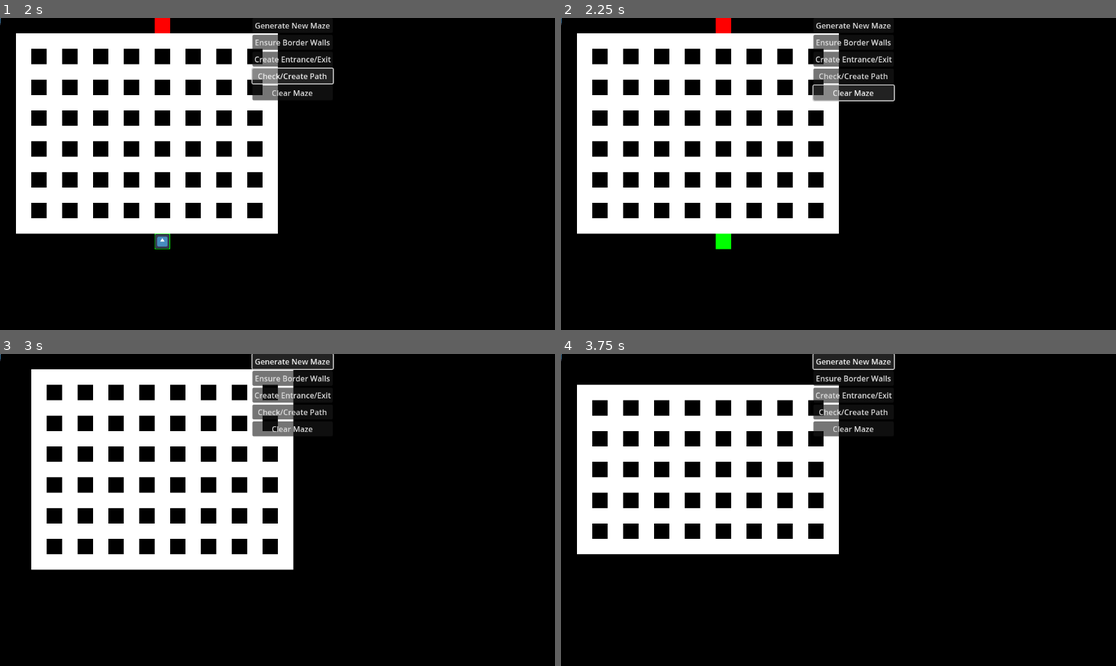
Above: before the commit, frames 1-4 (two rows, left to right).
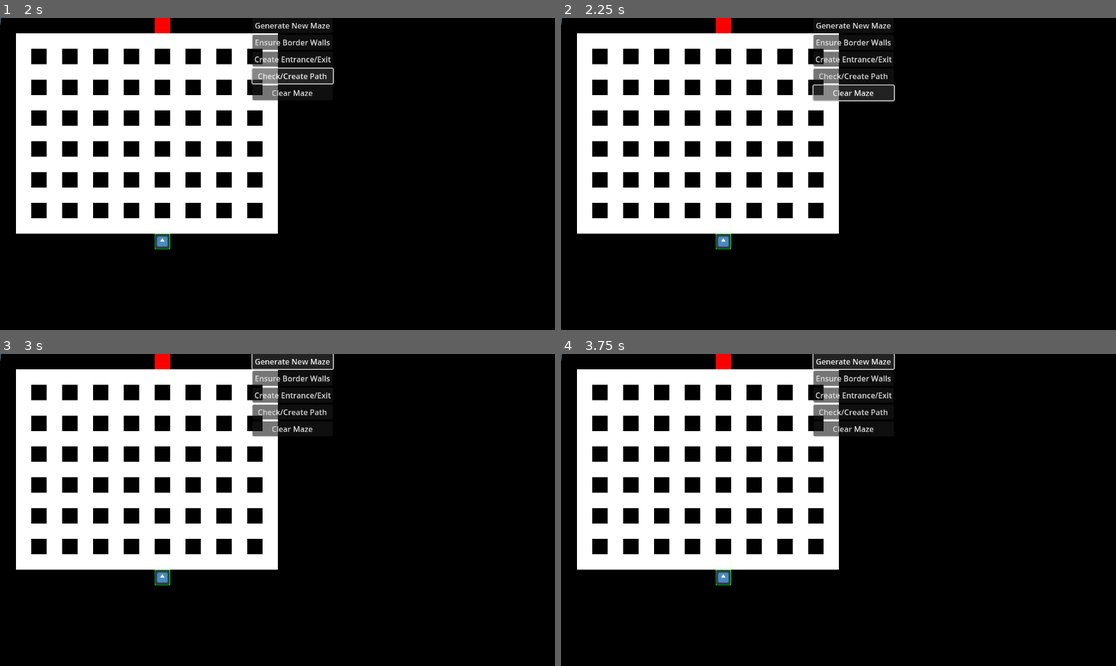
Above: after the commit, the same moments.

Repository: de43gy/complete-darkness-horror-to-pashtet-gamejam
Game: Godot game, scene res://scenes/main/main/main.tscn
Same seed, same stepped clock (60 frames per second), same inputs: the game is played once before the commit and once after it. The engine's default icon, where the game draws it, is replaced by a stand-in: a white triangle on a blue panel in a dark square.
Inputs:
- Up to frame 1 (2 s): click "Ensure Border Walls" at 0.5 s; click "Check/Create Path" at 1.25 s
- Up to frame 2 (2.25 s): click "Clear Maze" at 2 s
- Up to frame 3 (3 s): click "Generate New Maze" at 2.75 s
- Up to frame 4 (3.75 s): click "Generate New Maze" at 3.5 s

Frame 1 is identical in both runs. In frame 2, 0.1% of the frame differs, in the area x 27-31%, y 69-74%; in frame 3, 17%; in frame 4, 17%, in the area x 2-51%, y 0-75%.

Commit message:
commented out the debug button code, refactor pathfinding between the entrance and exit

Diff:
--- a/scenes/main/labyrinth/labyrinth.gd
+++ b/scenes/main/labyrinth/labyrinth.gd
@@ -39,7 +39,6 @@
 func generate_maze():
 	initialize_arrays()
 
-	var generation_type = ""
 	match current_maze_type:
 		MazeType.CLASSIC:
 			generate_classic_maze()
@@ -50,11 +49,10 @@
 		MazeType.ROOMS:
 			generate_rooms_maze()
 
+	ensure_path()
+	ensure_border_walls()
 	container.queue_redraw()
-	ensure_border_walls()
-	ensure_path()
-
-	print(generation_type + " maze generation completed")
+
 	emit_signal("maze_generated")
 
 #logic for checking and creating a path
@@ -147,6 +145,7 @@
 	exit_pos = Vector2(middle_x, 0)
 	maze[exit_pos.y][exit_pos.x] = PATH
 	maze[exit_pos.y + 1][exit_pos.x] = PATH
+
 	emit_signal("entrance_exit_created")
 	container.queue_redraw()
 
@@ -214,7 +213,7 @@
 	for y in range(HEIGHT):
 		for x in range(WIDTH):
 			maze[y][x] = PATH if randf() > 0.3 else WALL
-	ensure_connectivity()
+	ensure_path()
 	print("Simple maze generation completed")
 
 func carve_path(x, y):
@@ -239,7 +238,7 @@
 	for i in range(4):
 		smooth_cave()
 
-	ensure_connectivity()
+	ensure_path()
 
 func smooth_cave():
 	var new_maze = maze.duplicate(true)
@@ -261,18 +260,6 @@
 			if maze[y + dy][x + dx] == WALL:
 				count += 1
 	return count
-
-func ensure_connectivity():
-	print("Ensuring connectivity")
-	var path = find_path(entrance_pos, exit_pos)
-
-	if path.size() == 0:
-		print("No path found, creating one")
-		create_path(entrance_pos, exit_pos)
-		emit_signal("path_checked", "No path found. Created one.")
-	else:
-		print("Path found, length: ", path.size())
-		emit_signal("path_checked", "Path found. Length: " + str(path.size()))
 
 func generate_rooms_maze():
 	var rooms = []
--- a/scenes/main/main/main.gd
+++ b/scenes/main/main/main.gd
@@ -4,17 +4,17 @@
 @onready var ui = $UserInterface
 @onready var message_log = $MessageLog
 
-func _ready():
-	ui.connect("generate_maze", labyrinth.generate_maze)
-	ui.connect("ensure_borders", labyrinth.ensure_border_walls)
-	ui.connect("create_entrance_exit", labyrinth.create_entrance_and_exit)
-	ui.connect("check_create_path", labyrinth.ensure_connectivity)
-	ui.clear_maze.connect(labyrinth.clear_maze)
-
-	labyrinth.connect("maze_generated", message_log.log_message.bind("New maze generated"))
-	labyrinth.connect("borders_ensured", message_log.log_message.bind("Borders ensured"))
-	labyrinth.connect("entrance_exit_created", message_log.log_message.bind("Entrance and exit created"))
-	labyrinth.connect("path_checked", message_log.log_message)
-	#labyrinth.maze_cleared.connect(func(): message_log.log_message("Maze cleared"))
-
-	print("Signals connected in Main")
+#func _ready():
+	#ui.connect("generate_maze", labyrinth.generate_maze)
+	#ui.connect("ensure_borders", labyrinth.ensure_border_walls)
+	#ui.connect("create_entrance_exit", labyrinth.create_entrance_and_exit)
+	#ui.connect("check_create_path", labyrinth.ensure_connectivity)
+	#ui.clear_maze.connect(labyrinth.clear_maze)
+	#
+	#labyrinth.connect("maze_generated", message_log.log_message.bind("New maze generated"))
+	#labyrinth.connect("borders_ensured", message_log.log_message.bind("Borders ensured"))
+	#labyrinth.connect("entrance_exit_created", message_log.log_message.bind("Entrance and exit created"))
+	#labyrinth.connect("path_checked", message_log.log_message)
+	##labyrinth.maze_cleared.connect(func(): message_log.log_message("Maze cleared"))
+	#
+	#print("Signals connected in Main")
--- a/scenes/ui/user_interface/user_interface.gd
+++ b/scenes/ui/user_interface/user_interface.gd
@@ -6,25 +6,25 @@
 signal check_create_path
 signal clear_maze
 
-func _ready():
-	$VBoxContainer/GenerateButton.connect("pressed", _on_generate_pressed)
-	$VBoxContainer/BordersButton.connect("pressed", _on_borders_pressed)
-	$VBoxContainer/EntranceExitButton.connect("pressed", _on_entrance_exit_pressed)
-	$VBoxContainer/PathButton.connect("pressed", _on_path_pressed)
-	$VBoxContainer/ClearButton.connect("pressed", _on_clear_pressed)
+#func _ready():
+	#$VBoxContainer/GenerateButton.connect("pressed", _on_generate_pressed)
+	#$VBoxContainer/BordersButton.connect("pressed", _on_borders_pressed)
+	#$VBoxContainer/EntranceExitButton.connect("pressed", _on_entrance_exit_pressed)
+	#$VBoxContainer/PathButton.connect("pressed", _on_path_pressed)
+	#$VBoxContainer/ClearButton.connect("pressed", _on_clear_pressed)
 
-func _on_generate_pressed():
-	emit_signal("generate_maze")
-
-func _on_borders_pressed():
-	emit_signal("ensure_borders")
-
-func _on_entrance_exit_pressed():
-	emit_signal("create_entrance_exit")
-
-func _on_path_pressed():
-	emit_signal("check_create_path")
-
-func _on_clear_pressed():
-	print("Clear button pressed")
-	emit_signal("clear_maze")
+#func _on_generate_pressed():
+	#emit_signal("generate_maze")
+#
+#func _on_borders_pressed():
+	#emit_signal("ensure_borders")
+#
+#func _on_entrance_exit_pressed():
+	#emit_signal("create_entrance_exit")
+#
+#func _on_path_pressed():
+	#emit_signal("check_create_path")
+#
+#func _on_clear_pressed():
+	#print("Clear button pressed")
+	#emit_signal("clear_maze")
